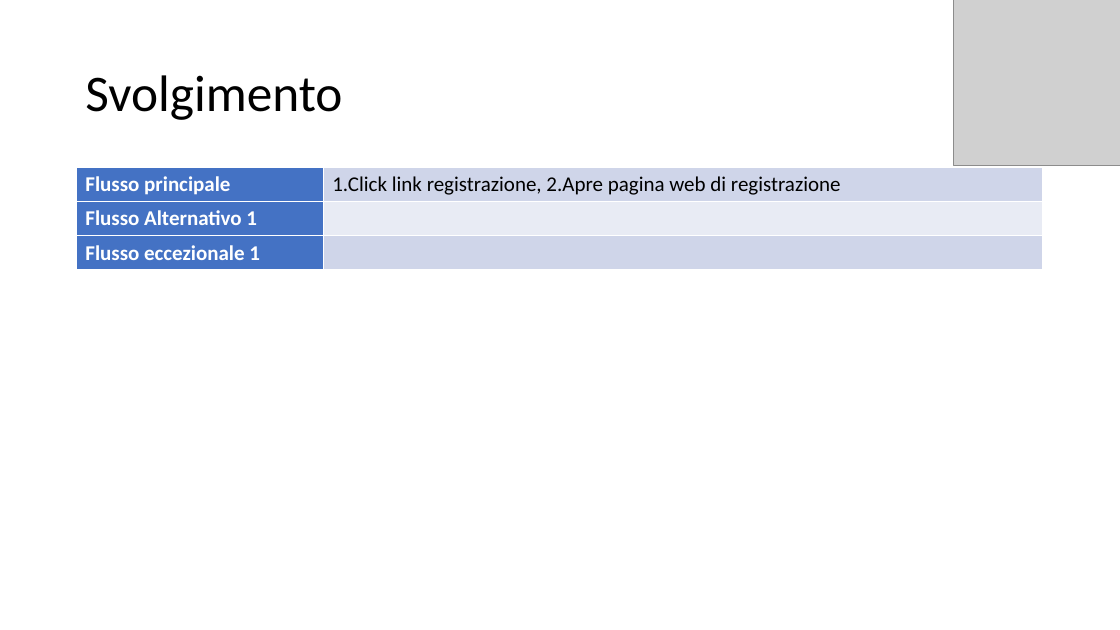
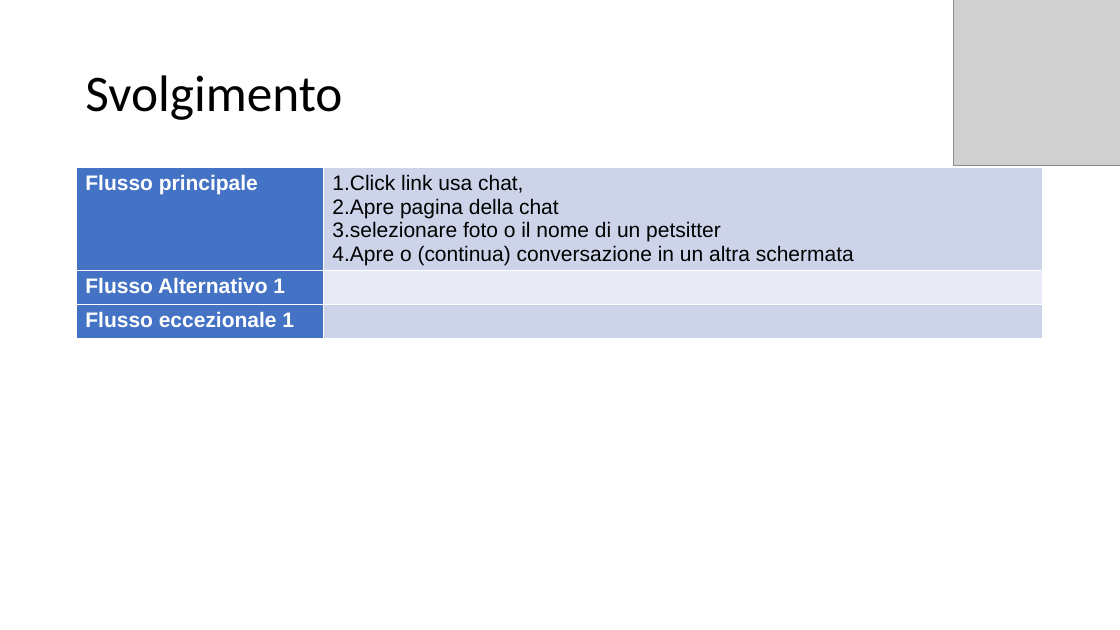
Before and after one commit to itsar19-20/pet, a slide deck: slide 4 of docs/useCaseTemplate/UseCase 15_UsaChat_Proprietrio.pptx. Drawn at 1120x630 pixels with LibreOffice and Linux fonts; fonts in the diff are those of the drawing; grey boxes stand for pictures. Boxes give left, top, right and bottom in pixels: in the first picture for what was removed or moved away, otherwise in the second. Text is boxed around its words. In the diff, an @@ line names an element or a change of style, - is before the commit and + after.

```diff
--- a/docs/useCaseTemplate/UseCase 15_UsaChat_Proprietrio.pptx
+++ b/docs/useCaseTemplate/UseCase 15_UsaChat_Proprietrio.pptx
@@ table at bbox=[77, 168, 1044, 444] @@
-row 1, column 2: 1.Click link registrazione, 2.Apre pagina web di registrazione
+row 1, column 2: 1.Click link usa chat, / 2.Apre pagina della chat / 3.selezionare foto o il nome di un petsitter / 4.Apre o (continua) conversazione in un altra schermata
@@ fill #CFD5EA to #CDD4EA in 2 cells @@
@@ fill #E9EBF5 to #E8EBF5 in row 2, column 2 @@
@@ font Calibri to Arial in "Flusso principale", "Flusso Alternativo 1", "Flusso eccezionale 1" @@
```
Also in this commit, not shown: 3 other slides changed, 8 other files.
